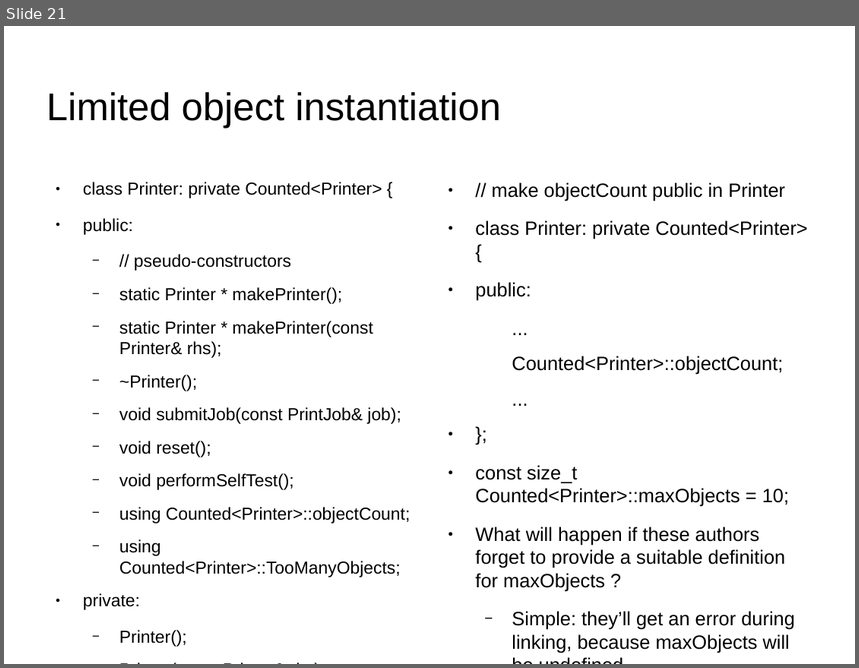
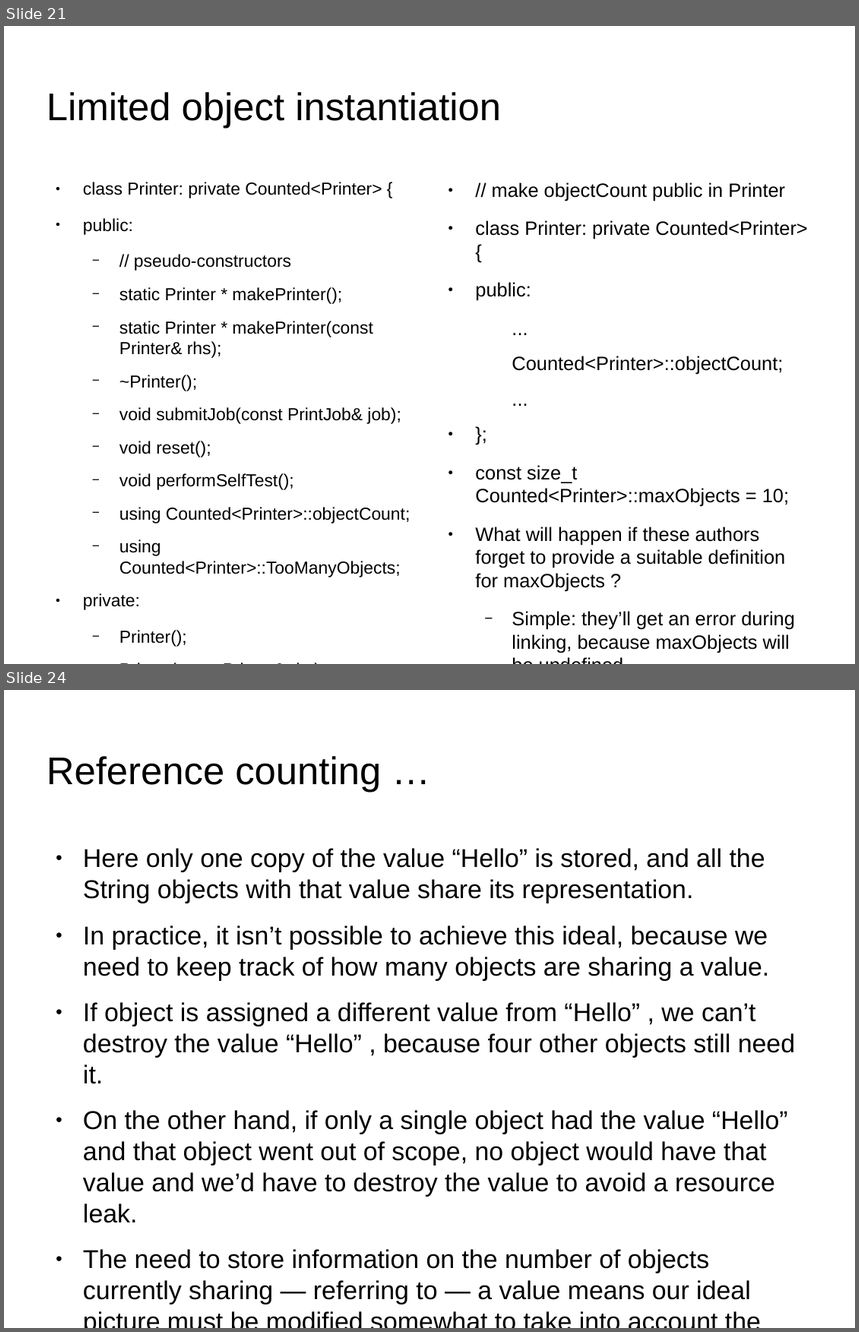
Before and after one commit to kks32/cpp-software-development, a slide deck: Ex19_Lazy_Evaluation_Reference_Counting/Ex19_Lazy_Evaluation_Reference_Counting.odp. Shown one above the other, each under a label of ours: slide 21 before the commit, slides 21 and 24 after it; the slides between them are not shown. The pictures are 859x668 and 859x1332 pixels, drawn with LibreOffice and Linux fonts; fonts in the diff are those of the drawing; background and template pictures are left out. Boxes give left, top, right and bottom in pixels: in the first picture for what was removed or moved away, otherwise in the second. Text is boxed around its words. In the diff, an @@ line names an element or a change of style, - is before the commit and + after.

Commit message:
Ex19: Lazy evaluation and reference counting

```diff
--- a/Ex19_Lazy_Evaluation_Reference_Counting/Ex19_Lazy_Evaluation_Reference_Counting.odp
+++ b/Ex19_Lazy_Evaluation_Reference_Counting/Ex19_Lazy_Evaluation_Reference_Counting.odp
@@ slide 24 added at box(4, 690, 855, 1328), background picture (left out) @@
@@ title added at box(47, 756, 381, 792), 36 pt, text #000000 @@
+Reference counting …
@@ text added at box(83, 848, 795, 1305), 24.1 pt, text #000000 @@
+● Here only one copy of the value “Hello” is stored, and all the String objects with that value share its representation.
+● In practice, it isn’t possible to achieve this ideal, because we need to keep track of how many objects are sharing a value.
+● If object is assigned a different value from “Hello” , we can’t destroy the value “Hello” , because four other objects still need it.
+● On the other hand, if only a single object had the value “Hello” and that object went out of scope, no object would have that value and we’d have to destroy the value to avoid a resource leak.
+● The need to store information on the number of objects currently sharing — referring to — a value means our ideal picture must be modified somewhat to take into account the existence of a reference count.
```
Also in this commit, not shown: 1 slide changed, 11 other slides added, 1 other file.
